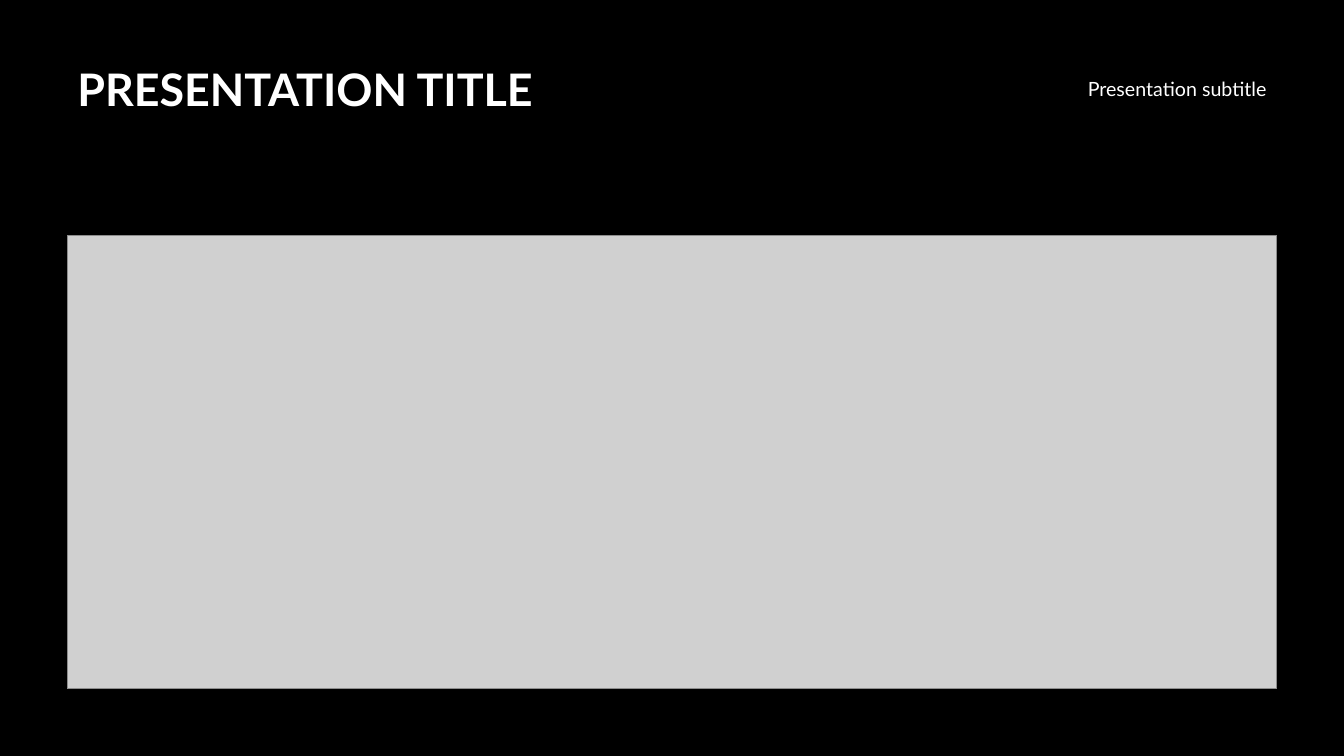
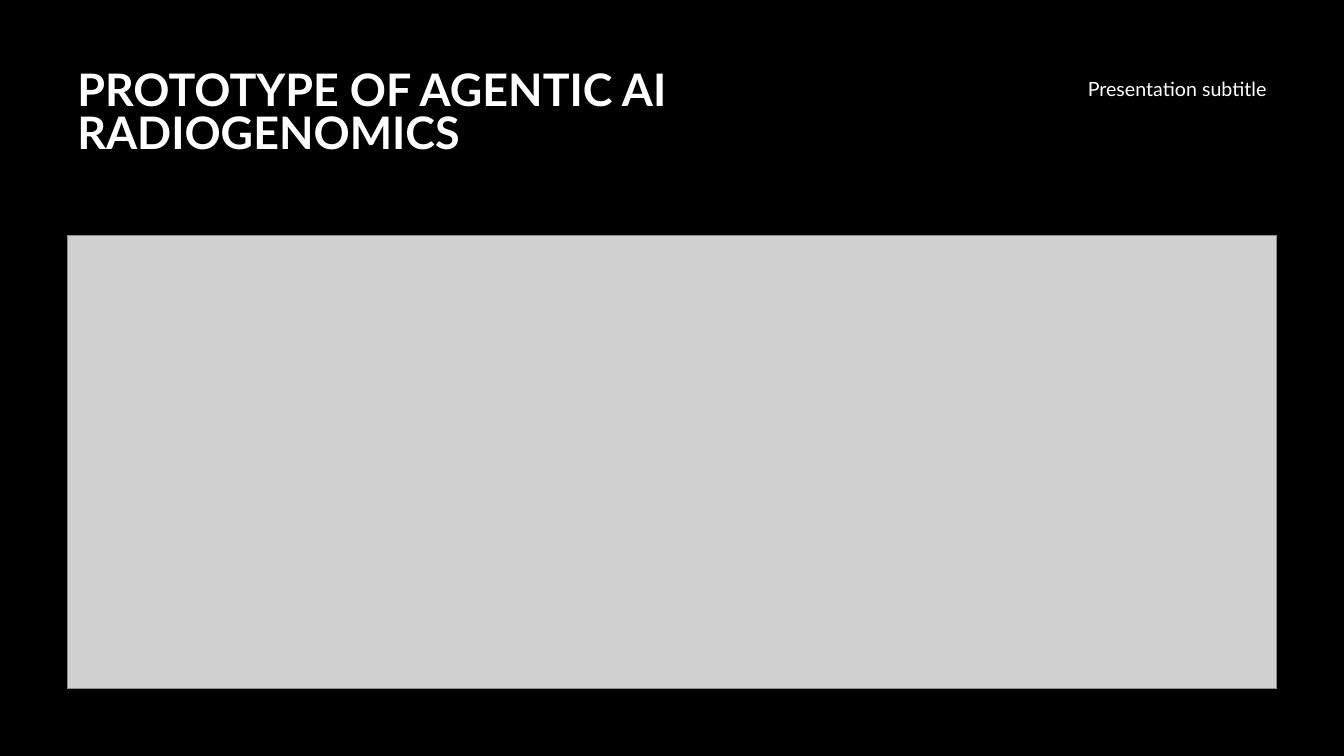
Before and after one commit to wfeng66/AgenticRadioGen, a slide deck: slide 1 of agentRadGen_prototype.pptx. Drawn at 1344x756 pixels with LibreOffice and Linux fonts; fonts in the diff are those of the drawing; grey boxes stand for pictures. Boxes give left, top, right and bottom in pixels: in the first picture for what was removed or moved away, otherwise in the second. Text is boxed around its words. In the diff, an @@ line names an element or a change of style, - is before the commit and + after.

```diff
--- a/agentRadGen_prototype.pptx
+++ b/agentRadGen_prototype.pptx
@@ title at (77,73,666,150): text changed @@
-PRESENTATION TITLE
+PROTOTYPE OF AGENTIC AI RADIOGENOMICS
```
Also in this commit, not shown: 1 other slide changed, 4 slides added, 2 slides removed, 21 other files.
